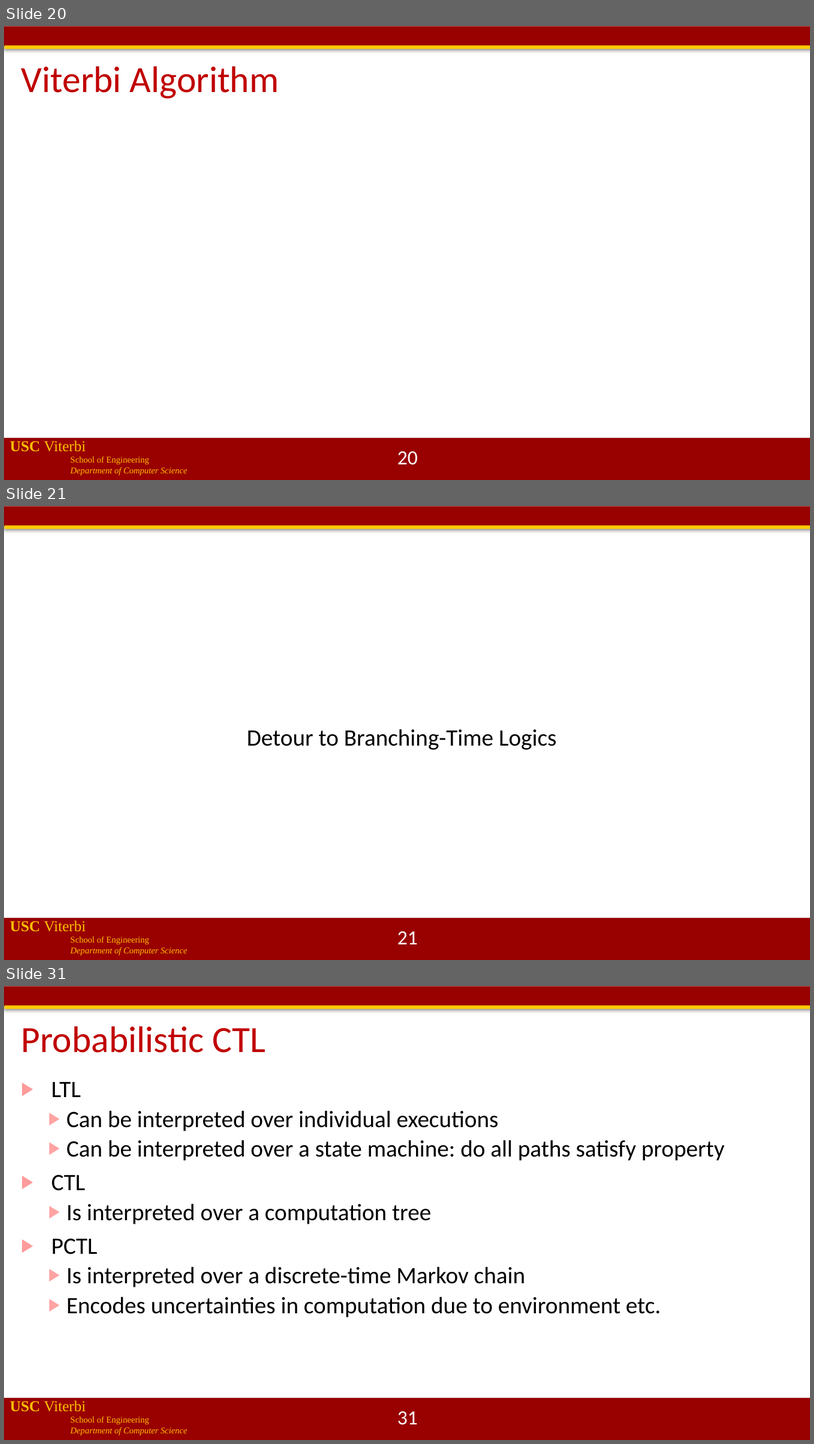
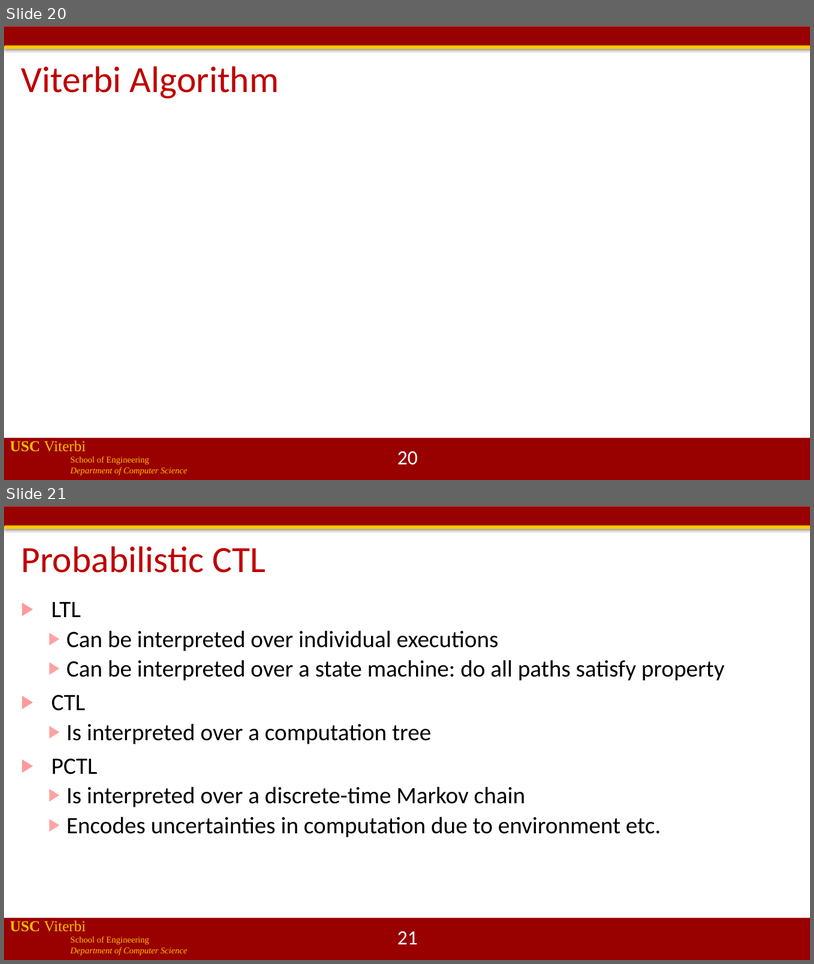
Before and after one commit to jdeshmukh/jdeshmukh.github.io, a slide deck: teaching/cs513slides/lecture9-Probabilistic-Models.pptx. Shown one above the other, each under a label of ours: slides 20, 21 and 31 before the commit, slides 20 and 21 after it; the slides between them are not shown. The pictures are 814x1444 and 814x964 pixels, drawn with LibreOffice and Linux fonts; fonts in the diff are those of the drawing; grey boxes stand for pictures; background and template pictures are left out. Boxes give left, top, right and bottom in pixels: in the first picture for what was removed or moved away, otherwise in the second. Text is boxed around its words. In the diff, an @@ line names an element or a change of style, - is before the commit and + after.

```diff
--- a/teaching/cs513slides/lecture9-Probabilistic-Models.pptx
+++ b/teaching/cs513slides/lecture9-Probabilistic-Models.pptx
@@ slide 21 removed at (4,506,810,960), background #FFFFFF; not listed: 4 template elements that a slide beside it also shows @@
@@ text removed at (247,729,557,750) @@
-Detour to Branching-Time Logics
@@ page number removed at (398,931,418,944) @@
-21
@@ what was slide 31 is now slide 21 @@
@@ page number at (398,931,418,944): text changed @@
-31
+21
```
Also in this commit, not shown: 4 slides changed, 9 other slides removed.
